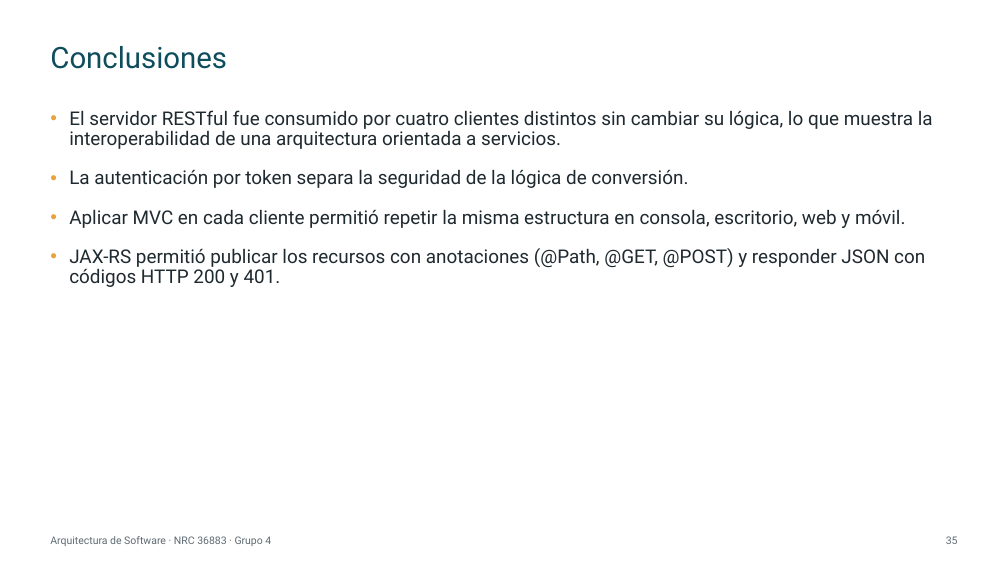
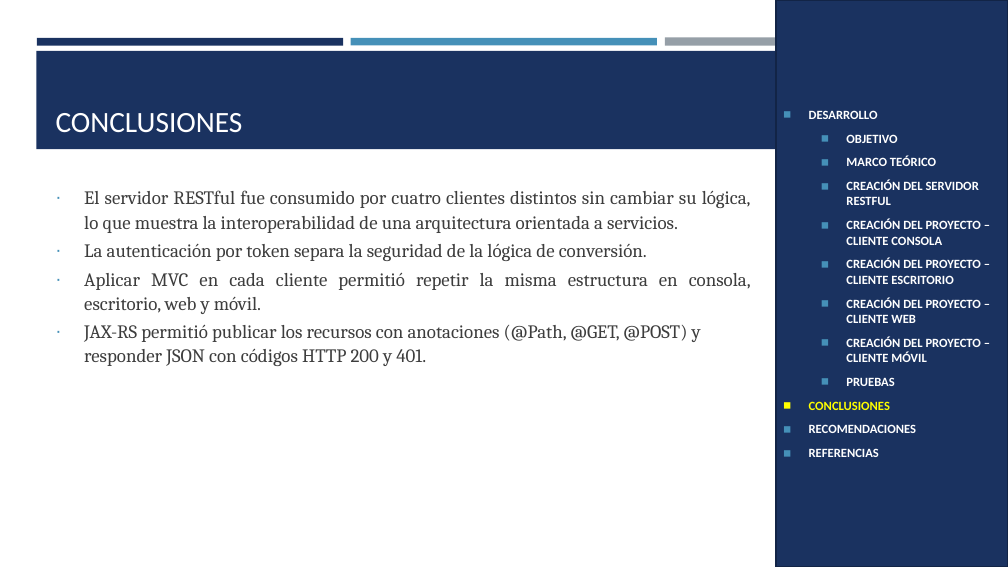
Before and after one commit to IMarcusDev/TI.1.3.-PAO202651_RESTFUL_JAVA_SINBDD_NRC_36883_GR04, a slide deck: slide 28 of 05. DOCUMENTACION/PRESENTACION TI.1.3. RESTFUL sin BDD en JAVA GR4.pptx (slide 35 before the commit). Drawn at 1008x567 pixels with LibreOffice and Linux fonts; fonts in the diff are those of the drawing. Boxes give left, top, right and bottom in pixels: in the first picture for what was removed or moved away, otherwise in the second. Text is boxed around its words. In the diff, an @@ line names an element or a change of style, - is before the commit and + after.

```diff
--- a/05. DOCUMENTACION/PRESENTACION TI.1.3. RESTFUL sin BDD en JAVA GR4.pptx
+++ b/05. DOCUMENTACION/PRESENTACION TI.1.3. RESTFUL sin BDD en JAVA GR4.pptx
@@ rectangle added at box(776, 0, 1008, 567), fill #1A3260, outline #122446 1.75 pt, 12 pt, text #FFFFFF, bold @@
+◼ DESARROLLO
+  ◼ OBJETIVO
+  ◼ MARCO TEÓRICO
+  ◼ CREACIÓN DEL SERVIDOR RESTFUL
+  ◼ CREACIÓN DEL PROYECTO – CLIENTE CONSOLA
+  ◼ CREACIÓN DEL PROYECTO – CLIENTE ESCRITORIO
+  ◼ CREACIÓN DEL PROYECTO – CLIENTE WEB
+  ◼ CREACIÓN DEL PROYECTO – CLIENTE MÓVIL
+  ◼ PRUEBAS
+◼ CONCLUSIONES
+◼ RECOMENDACIONES
+◼ REFERENCIAS
@@ rectangle added at box(36, 51, 972, 149), fill #1A3260 @@
@@ rectangle added at box(37, 38, 343, 45), fill #1A3260 @@
@@ title "CONCLUSIONES" at box(56, 113, 243, 133): vertical alignment middle to bottom @@
@@ rectangle added at box(351, 38, 657, 45), fill #4590B8 @@
@@ rectangle added at box(665, 38, 971, 46), fill #969FA7 @@
@@ title at box(56, 113, 243, 133): text changed; font Roboto to Calibri; text colour #0E4D5C to #FFFFFF @@
-Conclusiones
+CONCLUSIONES
@@ text "El servidor RESTful fue consumido ...": place and size @@
-text "El servidor RESTful fue consumido ..." at box(69, 110, 933, 287)
+text "El servidor RESTful fue consumido ..." at box(84, 190, 751, 366)
@@ text "El servidor RESTful fue consumido ..." at box(84, 190, 751, 366): font Roboto to Cambria, text colour #1F2A30 to #3D3D3D; alignment left to justified; bullet • to ∙; line spacing 0.9 to 1.07; less space between paragraphs; bullet colour #E8A33D to #4590B8 @@
@@ text removed at box(50, 536, 271, 546) @@
-Arquitectura de Software · NRC 36883 · Grupo 4
@@ page number removed at box(946, 536, 958, 544) @@
-35
```
Also in this commit, not shown: 23 other slides changed, 6 slides added, 14 slides removed.
